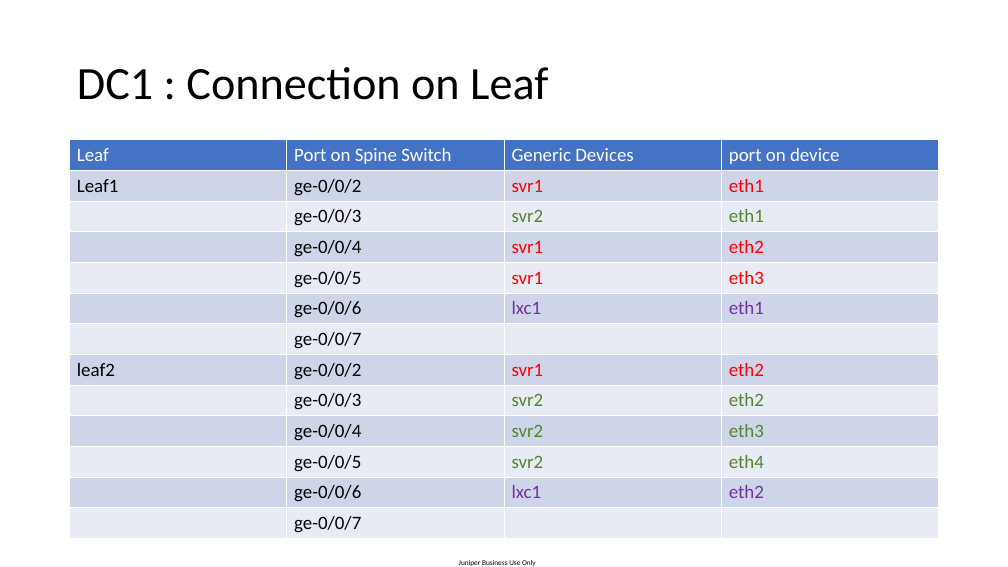
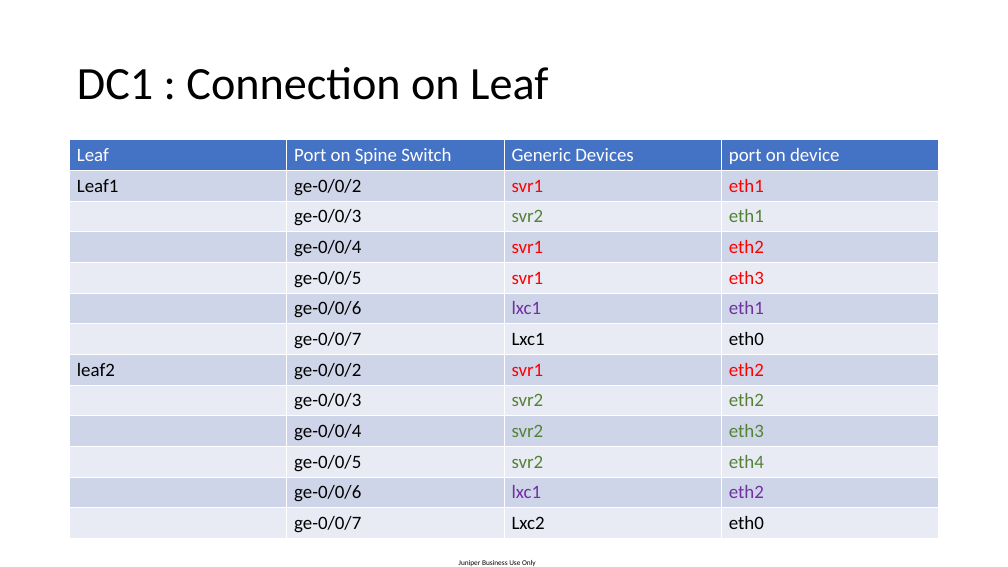
Before and after one commit to mabdelatty1987/vmm-v3-script, a slide deck: slide 29 of Lab/lab_topology.pptx. Drawn at 1008x567 pixels with LibreOffice and Linux fonts; fonts in the diff are those of the drawing. Boxes give left, top, right and bottom in pixels: in the first picture for what was removed or moved away, otherwise in the second. Text is boxed around its words. In the diff, an @@ line names an element or a change of style, - is before the commit and + after.

```diff
--- a/Lab/lab_topology.pptx
+++ b/Lab/lab_topology.pptx
@@ table at [70, 140, 941, 538] @@
-row 7, column 3: 
+row 7, column 3: Lxc1
-row 7, column 4: 
+row 7, column 4: eth0
-row 13, column 3: 
+row 13, column 3: Lxc2
-row 13, column 4: 
+row 13, column 4: eth0
```
Also in this commit, not shown: 3 other slides changed, 48 other files.
